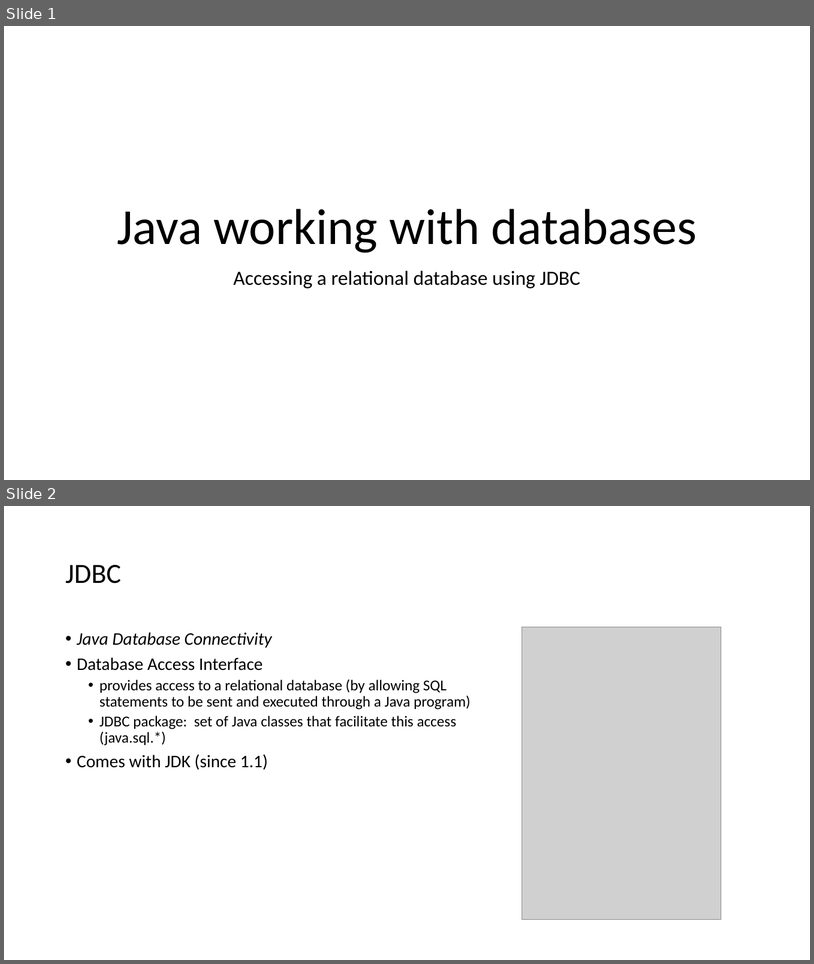
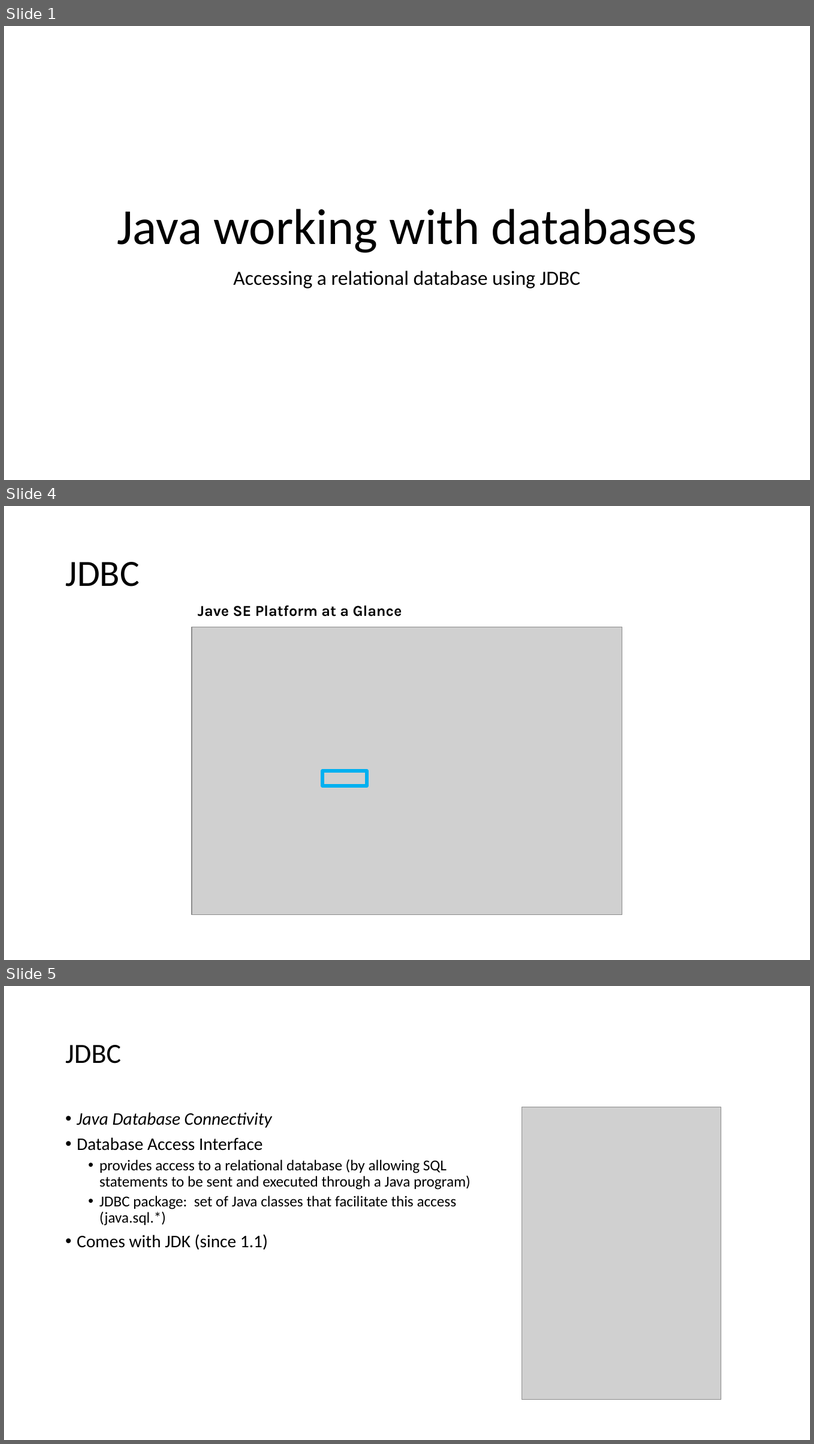
Before and after one commit to isp-cluj/fms-jdbc-demo, a slide deck: docs/Java - Working with databases using JDBC.pptx. Shown one above the other, each under a label of ours: slides 1 and 2 before the commit, slides 1, 4 and 5 after it; the slides between them are not shown. The pictures are 814x964 and 814x1444 pixels, drawn with LibreOffice and Linux fonts; fonts in the diff are those of the drawing; grey boxes stand for pictures. Boxes give left, top, right and bottom in pixels: in the first picture for what was removed or moved away, otherwise in the second. Text is boxed around its words. In the diff, an @@ line names an element or a change of style, - is before the commit and + after.

```diff
--- a/docs/Java - Working with databases using JDBC.pptx
+++ b/docs/Java - Working with databases using JDBC.pptx
@@ slide 4 added at bbox=[4, 506, 810, 960], background #FFFFFF @@
@@ title added at bbox=[65, 562, 140, 586], 44 pt, text #000000 @@
+JDBC
@@ text added at bbox=[198, 605, 402, 616], 18 pt, text #000000, bold @@
+Jave SE Platform at a Glance
@@ picture added at bbox=[192, 627, 623, 915] @@
@@ rectangle added at bbox=[323, 771, 367, 786], outline #00B0F0 4.5 pt @@
@@ what was slide 2 is now slide 5 @@
```
Also in this commit, not shown: 2 slides changed, 2 other slides added, 4 other files.
